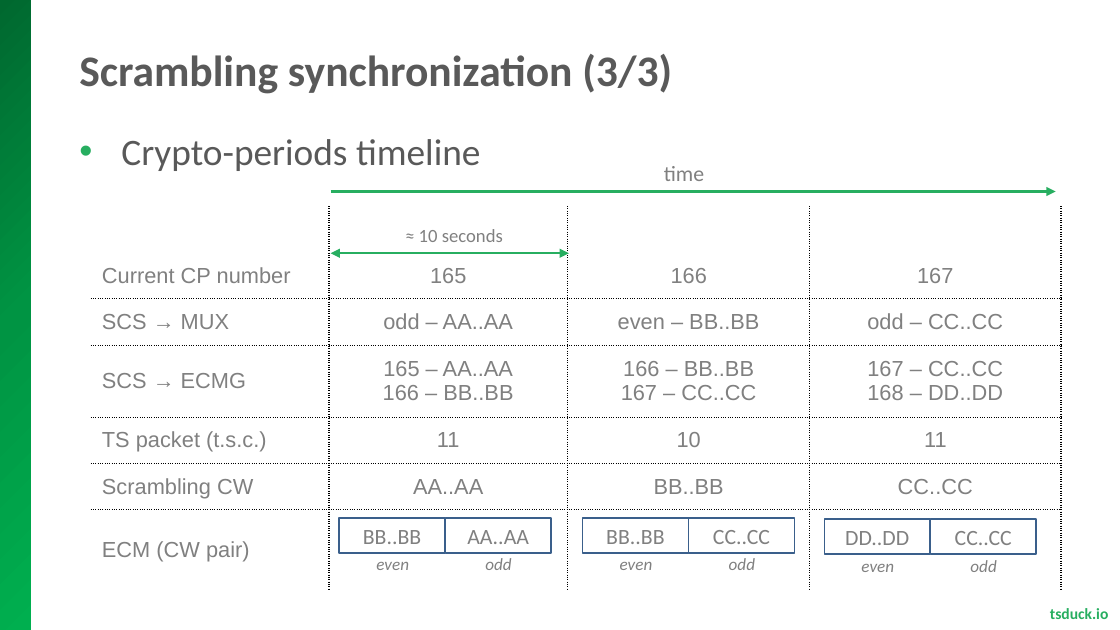
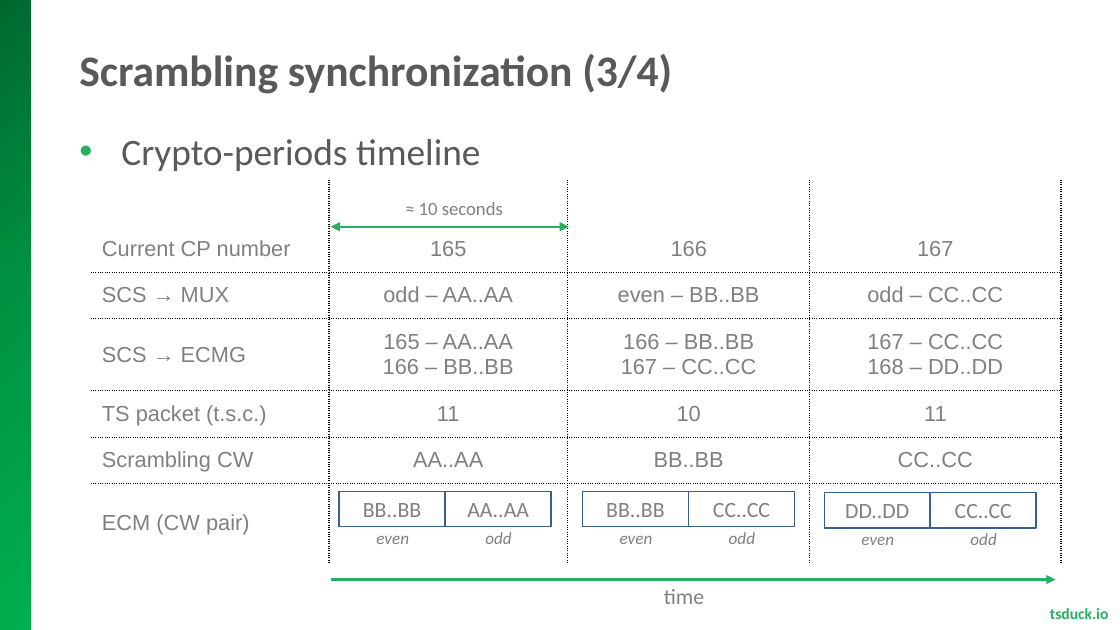
Before and after one commit to tsduck/tsduck, a slide deck: slide 30 of doc/mpegts-introduction.pptx. Drawn at 1120x630 pixels with LibreOffice and Linux fonts; fonts in the diff are those of the drawing; background and template pictures are left out. Boxes give left, top, right and bottom in pixels: in the first picture for what was removed or moved away, otherwise in the second. Text is boxed around its words. In the diff, an @@ line names an element or a change of style, - is before the commit and + after.

```diff
--- a/doc/mpegts-introduction.pptx
+++ b/doc/mpegts-introduction.pptx
@@ title at bbox=[79, 54, 672, 94]: text changed @@
-Scrambling synchronization (3/3)
+Scrambling synchronization (3/4)
@@ 7 texts, 6 rectangles, 1 table, 1 double arrow: place and size @@
-7 texts, 6 rectangles, 1 table, 1 double arrow at bbox=[91, 206, 1061, 589]
+7 texts, 6 rectangles, 1 table, 1 double arrow at bbox=[91, 179, 1061, 562]
@@ arrow moved from (330, 192) - (1055, 192) to (330, 579) - (1055, 579) @@
@@ text "time": place and size @@
-text "time" at bbox=[664, 166, 704, 181]
+text "time" at bbox=[664, 589, 704, 604]
```
Also in this commit, not shown: 2 other slides changed, 1 slide added, 2 other files.
